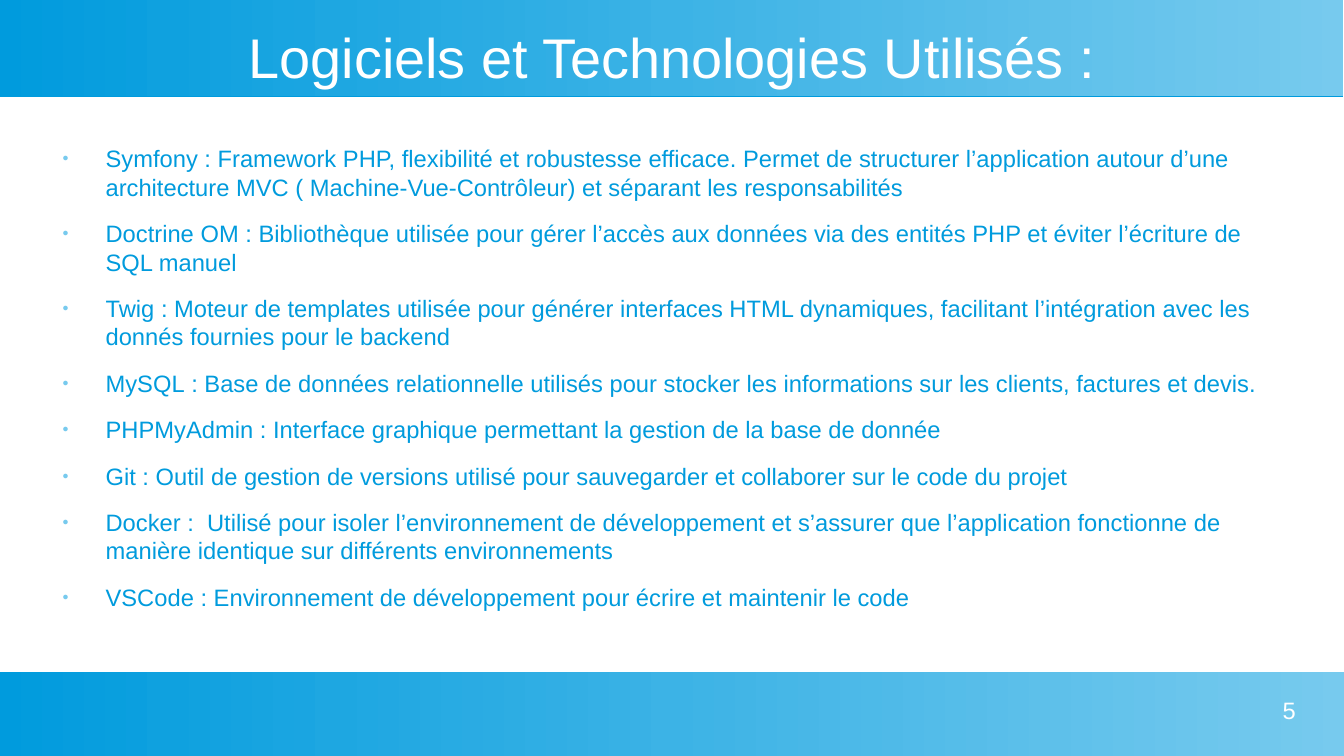
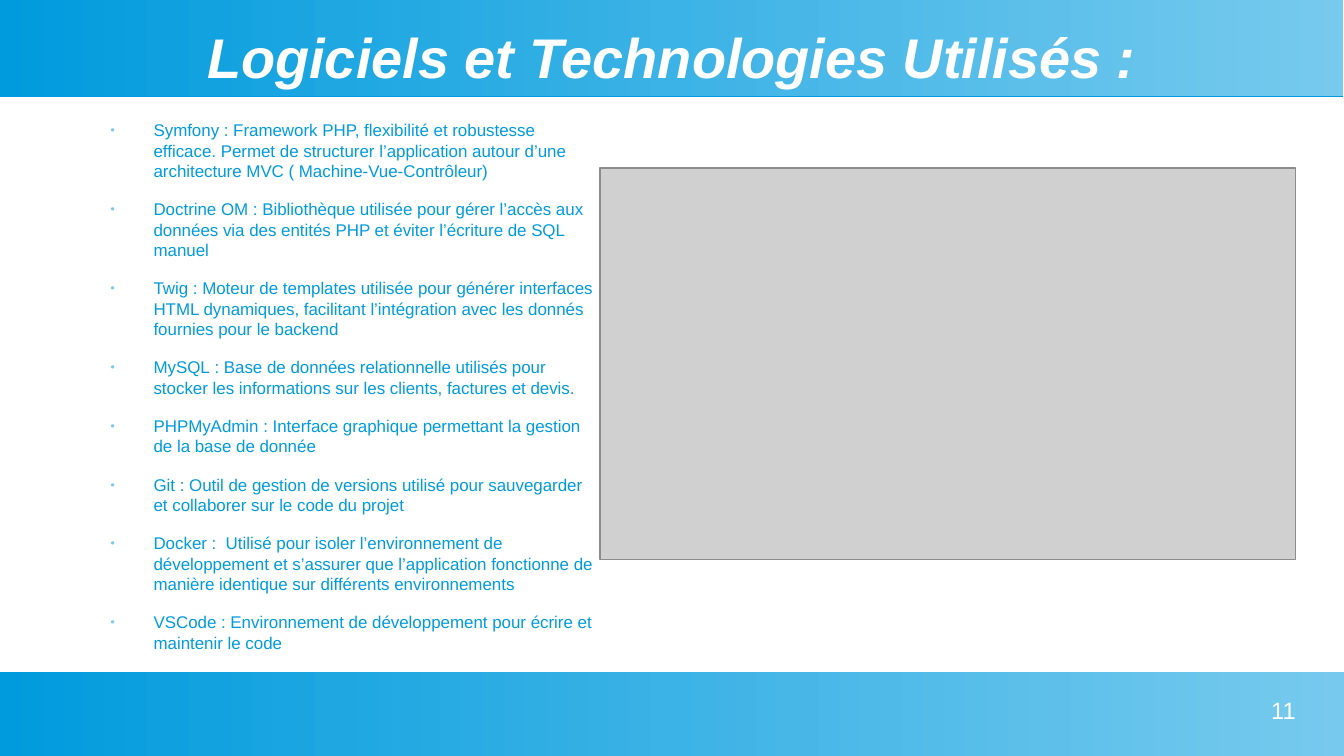
Before and after one commit to Myst564/Dev-Web, a slide deck: slide 11 of Projet Solo/DAB-INVOICE/Diaporama Projet Oral Stage IDEES Numérique.odp (slide 5 before the commit). Drawn at 1344x756 pixels with LibreOffice and Linux fonts; fonts in the diff are those of the drawing; grey boxes stand for pictures. Boxes give left, top, right and bottom in pixels: in the first picture for what was removed or moved away, otherwise in the second. Text is boxed around its words. In the diff, an @@ line names an element or a change of style, - is before the commit and + after.

Commit message:
Update Projet IDEES Numérique

```diff
--- a/Projet Solo/DAB-INVOICE/Diaporama Projet Oral Stage IDEES Numérique.odp
+++ b/Projet Solo/DAB-INVOICE/Diaporama Projet Oral Stage IDEES Numérique.odp
@@ title "Logiciels et Technologies Utilisés :" at [207,37,1102,88]: bold on, italic on @@
@@ text "Symfony : Framework PHP, flexibilité ...": place and size @@
-text "Symfony : Framework PHP, flexibilité ..." at [106,149,1256,611]
+text "Symfony : Framework PHP, flexibilité ..." at [154,123,593,649]
@@ text at [154,123,566,181]: text changed; size 14 to 10 pt @@
-● Symfony : Framework PHP, flexibilité et robustesse efficace. Permet de structurer l’application autour d’une architecture MVC ( Machine-Vue-Contrôleur) et séparant les responsabilités
+● Symfony : Framework PHP, flexibilité et robustesse efficace. Permet de structurer l’application autour d’une architecture MVC ( Machine-Vue-Contrôleur)
@@ picture added at [600,168,1296,560] @@
@@ text at [154,202,593,649]: size 14 to 10 pt in "Doctrine OM : Bibliothèque utilisée pour gérer ...", "Twig : Moteur de templates utilisée pour ...", "MySQL : Base de données relationnelle utilisés ...", "PHPMyAdmin : Interface graphique permettant la gestion ..." and 3 more places @@
@@ page number at [1271,702,1296,719]: text changed @@
-5
+11
```
Also in this commit, not shown: 6 other slides changed, 66 slides added, 1 slide removed, 3 other files.
